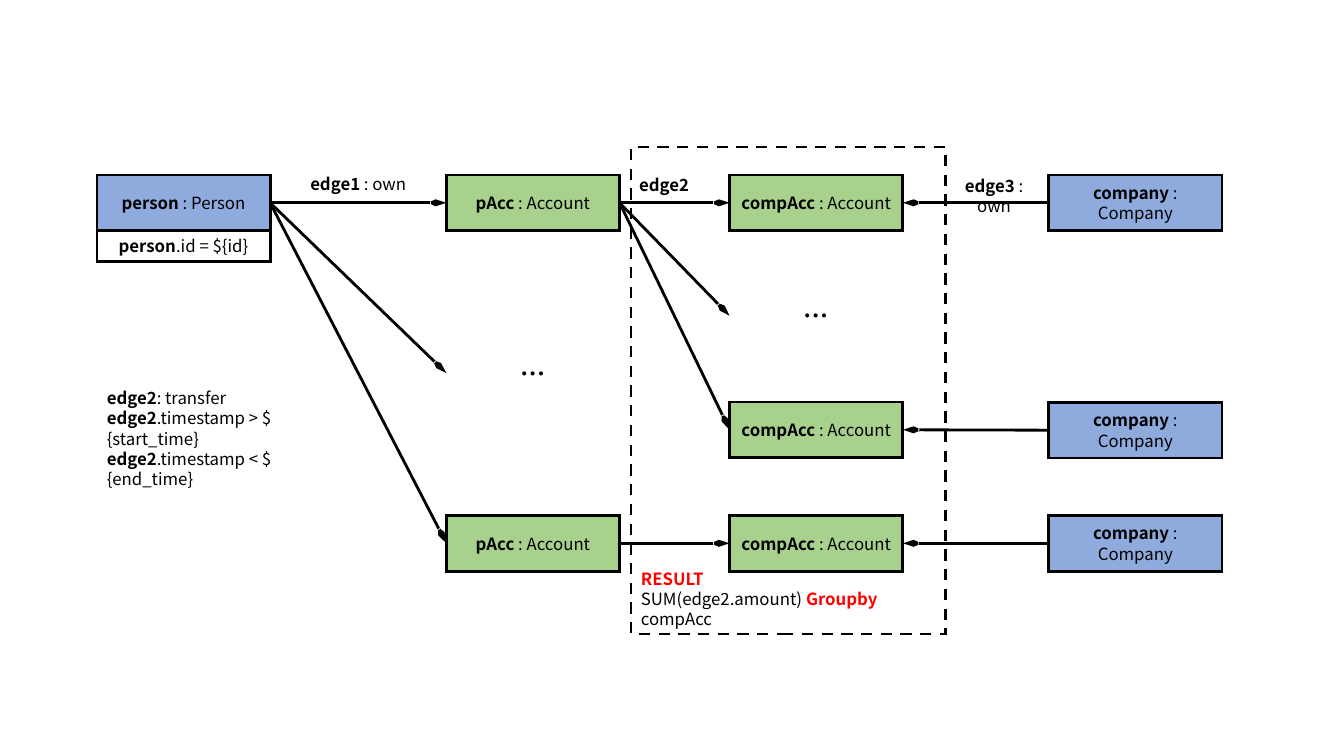
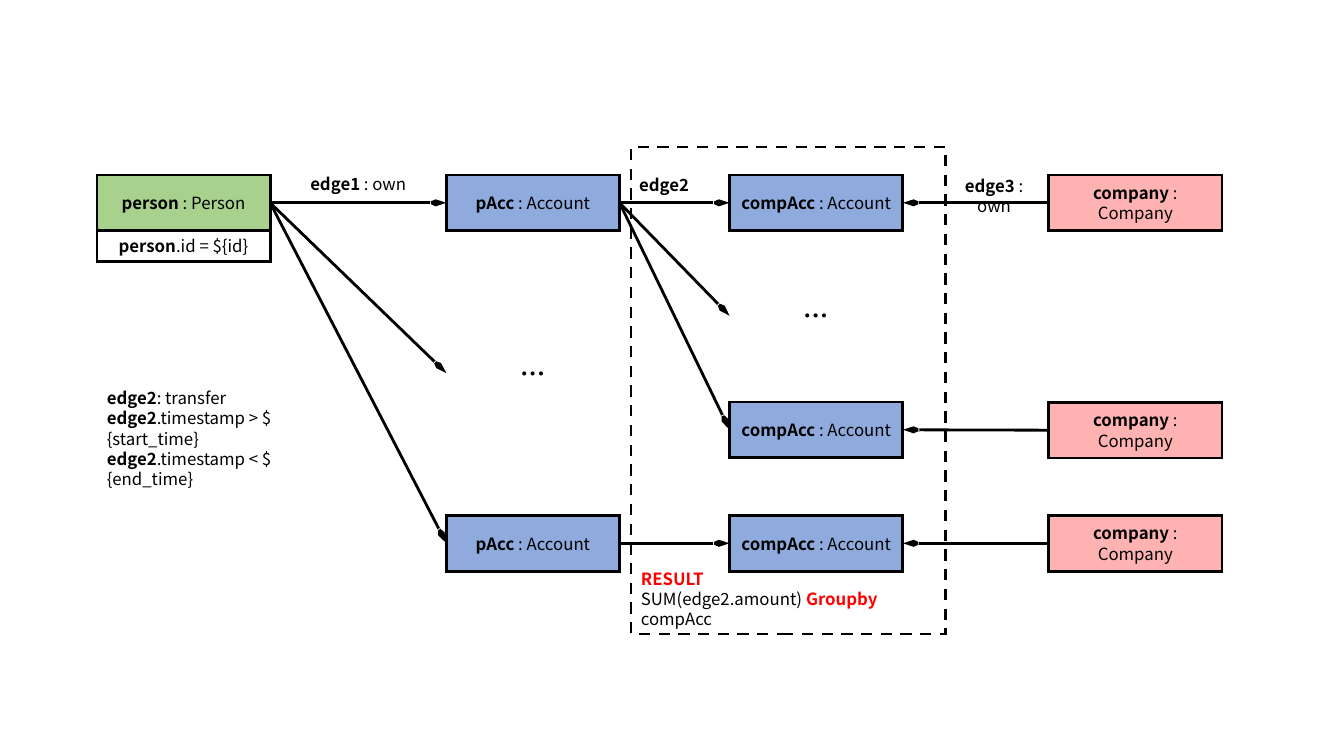
Before and after one commit to ldbc/ldbc_finbench_docs, a slide deck: slide 13 of patterns/transaction-complex-read.pptx. Drawn at 1344x756 pixels with LibreOffice and Linux fonts; fonts in the diff are those of the drawing. Boxes give left, top, right and bottom in pixels: in the first picture for what was removed or moved away, otherwise in the second. Text is boxed around its words. In the diff, an @@ line names an element or a change of style, - is before the commit and + after.

```diff
--- a/patterns/transaction-complex-read.pptx
+++ b/patterns/transaction-complex-read.pptx
@@ rectangle "person : Person" at box(97, 175, 270, 231): fill #8FAADC to #A9D18E @@
@@ fill #A9D18E to #8FAADC in 5 elements at box(447, 175, 620, 231), box(730, 175, 903, 231), box(447, 515, 620, 571), box(730, 515, 903, 571), box(730, 402, 903, 458) @@
@@ fill #8FAADC to #FF0000 at 30% opacity in 3 elements at box(1049, 175, 1222, 231), box(1049, 515, 1222, 571), box(1049, 402, 1222, 458) @@
```
Also in this commit, not shown: 17 other files.
